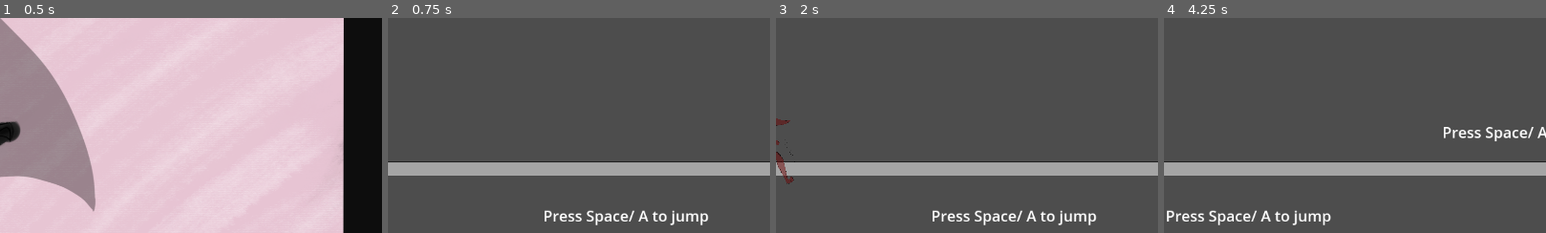
Above: before the commit, frames 1-4 (left to right).
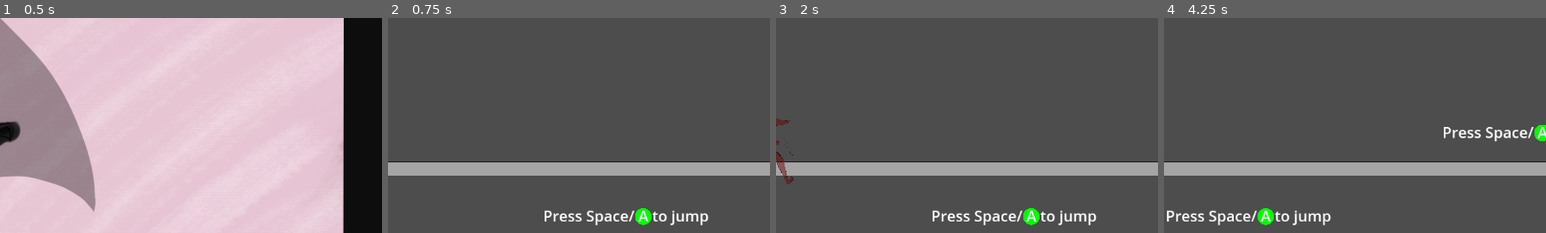
Above: after the commit, the same moments.

Repository: MaddMavv/Project-Doll-House
Game: Godot game, scene res://main menu.tscn
Two runs of this game, one before a commit and one after it. Both use one fixed random seed, a clock stepped at 60 frames per second and the inputs below. The engine's default icon, where the game draws it, is replaced by a stand-in: a white triangle on a blue panel in a dark square.
Inputs:
- Up to frame 1 (0.5 s): no input
- Up to frame 2 (0.75 s): tap Enter (ui_accept) at 0.5 s; hold D (move right) from 0.53 s (still down); tap K (attack) at 0.6 s
- Up to frame 3 (2 s): keep holding D (move right); tap Space (jump) at 0.77, 1.25, 1.52 s; tap J (melee) at 1.35 s
- Up to frame 4 (4.25 s): tap Space (jump) at 2, 2.75, 3.02, 3.5, 3.77 s; release D (move right) at 2.03 s; hold A (move left) 2.03-2.78 s; tap L (shout) at 2.1 s; hold D (move right) from 2.78 s (still down); tap K (attack) at 2.85 s; tap J (melee) at 3.6 s
The pictures show only the part of the screen within x 50-100%, y 24-74%; the shares and areas given below are measured in that part.

Frame 1 is identical in both runs. In frame 2, 0.2% of the frame differs, in the area x 64-69%, y 88-97%; in frame 3, 0.2%; in frame 4, 0.4%, in the area x 24-100%, y 49-97%.

Commit message:
added buttons again

Diff:
--- a/level_2.tscn
+++ b/level_2.tscn
@@ -20,7 +20,10 @@
 [ext_resource type="PackedScene" uid="uid://cnqsuyouetc2o" path="res://droneB.tscn" id="20_256xk"]
 [ext_resource type="Texture2D" uid="uid://c0etm0pbcbkcv" path="res://assests/ow3.png" id="20_fe0k8"]
 [ext_resource type="Script" path="res://health.gd" id="21_wn0mh"]
+[ext_resource type="Texture2D" uid="uid://d3cqxslaxd6k4" path="res://assests/A.png" id="22_w6vn1"]
 [ext_resource type="PackedScene" uid="uid://dnhrj8gok2sb0" path="res://Project Doll House.tscn" id="23_gx0ag"]
+[ext_resource type="Texture2D" uid="uid://be8x0jyv8bp7i" path="res://assests/B.png" id="23_vcu7d"]
+[ext_resource type="Texture2D" uid="uid://b0fm6hxuek3kq" path="res://assests/X.png" id="24_3xjqv"]
 
 [sub_resource type="RectangleShape2D" id="RectangleShape2D_s2lqf"]
 size = Vector2(13833, 825.369)
@@ -470,22 +473,27 @@
 [node name="A" type="Sprite2D" parent="Tutorial"]
 position = Vector2(-6768, 370)
 scale = Vector2(0.9, 0.9)
+texture = ExtResource("22_w6vn1")
 
 [node name="A2" type="Sprite2D" parent="Tutorial"]
 position = Vector2(-5278, -80)
 scale = Vector2(0.9, 0.9)
+texture = ExtResource("22_w6vn1")
 
 [node name="A3" type="Sprite2D" parent="Tutorial"]
 position = Vector2(-3088, 361)
 scale = Vector2(0.9, 0.9)
+texture = ExtResource("22_w6vn1")
 
 [node name="B" type="Sprite2D" parent="Tutorial"]
 position = Vector2(-2705, -588)
 scale = Vector2(0.9, 0.9)
+texture = ExtResource("23_vcu7d")
 
 [node name="X" type="Sprite2D" parent="Tutorial"]
 position = Vector2(-1217, -439)
 scale = Vector2(0.9, 0.9)
+texture = ExtResource("24_3xjqv")
 
 [node name="Label" type="Label" parent="Tutorial"]
 offset_left = -9414.0
Binary file added: assests/A.png
Not shown, added: assests/A.png.import
Binary file added: assests/B.png
Not shown, added: assests/B.png.import
Binary file added: assests/X.png
Not shown, added: assests/X.png.import
Not shown: 1 places in level_2.tscn that only renumber resources
